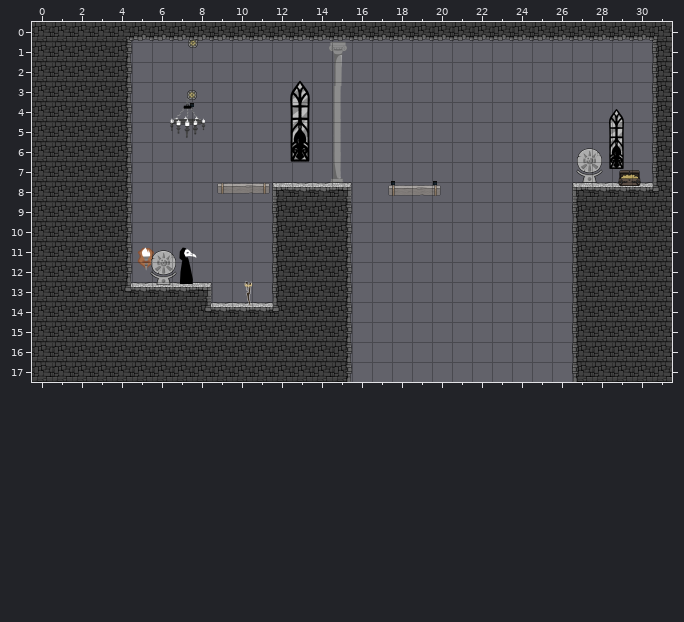
Tiled map (JSON), stored at Physics/Physics/assets/rune1.tmj. This is how it looked before the edit.
Cells are 300x300 px. Shown: x 0..31, y 0..17.
Now the later version:
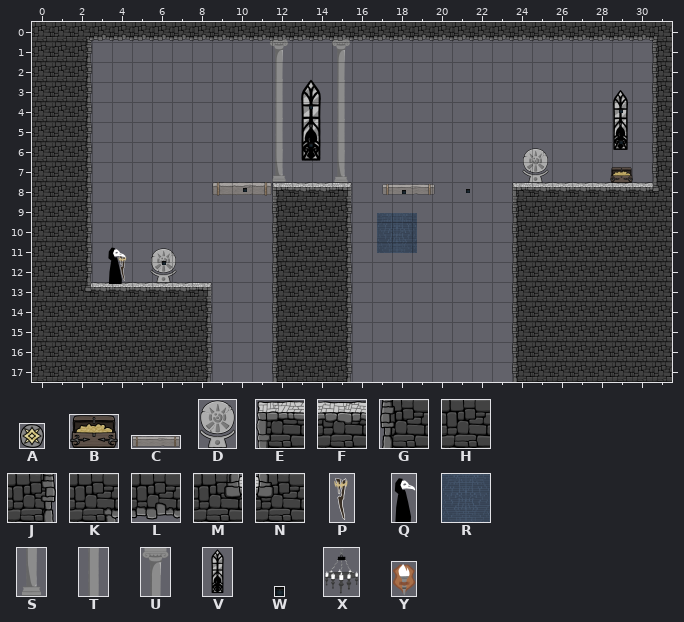
Key: from "GameObjects": A 0 "ropeEnd", B 4 "goaldoor", C 5 "infburnable", D 15 "runeBase"; from "PlatformTiles": E 13, F 14, G 25, H 26, J 27, K 32, L 38, M 44, N 45; from "PlayerTorchTiles": P 2 "torch", Q 3 "player"; from "backgroundAssets": R 0 "brickBackground", S 1 "colB", T 2 "colM", U 3 "colT", V 4 "window", W 10 "light", X 14 "chandelier", Y 15 "holder".
_ is an empty cell.
Objects are placed by their top-left corner, in cells (3,4 is the top-left corner of cell 3,4); size is 1x1 cell unless given.
Diff:
{"where": "layer \"Background Tiles\" (added)"}
{"now": "R \"brickBackground\" at 17.2,9.5 size 2x2"}
{"where": "layer \"Background\""}
{"was": "U \"colT\" at 14.8,1 size 1x2.2", "now": "U \"colT\" at 15,0.8 size 1x2.2"}
{"was": "T \"colM\" at 14.8,3.2 size 1x1.7", "now": "T \"colM\" at 15,2.9 size 1x2"}
{"was": "T \"colM\" at 14.8,4.8 size 1x1.7", "now": "T \"colM\" at 15,4.8 size 1x1.7"}
{"was": "V \"window\" at 28.3,4.3 size 1.8x3.3", "now": "V \"window\" at 28.6,3.3 size 1.8x3.3"}
{"was": "V \"window\" at 12.3,2.8 size 2.3x4.4", "now": "V \"window\" at 12.8,2.8 size 2.3x4.4"}
{"was": "S \"colB\" at 14.8,6.5 size 1x1.7", "now": "S \"colB\" at 15,6.4 size 1x1.7"}
{"now": "U \"colT\" at 11.9,0.7 size 1x2.2"}
{"now": "T \"colM\" at 11.8,2.9 size 1x2"}
{"now": "T \"colM\" at 11.8,4.8 size 1x1.7"}
{"now": "S \"colB\" at 11.9,6.4 size 1x1.7"}
{"was": "A \"1\" at 7.8,0.8 size 0.5x0.5"}
{"was": "A \"2\" at 7.8,3.4 size 0.5x0.5"}
{"was": "W \"light\" at 13.2,3.7 size 0.5x0.5"}
{"was": "W \"light\" at 7.9,4.1 size 0.2x0.2"}
{"was": "X \"chandelier\" at 6.8,3.8 size 1.9x2.1"}
{"was": "W \"light\" at 29.2,6.3 size 0.2x0.2"}
{"was": "W \"light\" at 13,6.2 size 0.7x0.7"}
{"was": "W \"light\" at 29.2,7.2 size 0.2x0.2"}
{"was": "W \"light\" at 20.1,7.9 size 0.2x0.2"}
{"was": "W \"light\" at 17.9,8 size 0.2x0.2"}
{"was": "W \"light\" at 9.5,8.2 size 0.2x0.2"}
{"was": "W \"light\" at 5.5,11.5 size 0.2x0.2"}
{"was": "Y \"holder\" at 5.2,11.2 size 0.9x1.2"}
{"where": "layer \"Tile Layer 1\""}
{"y":0,"x":2,"old":"HHK","new":"KLL"}
{"y":1,"x":2,"old":"HHJ","new":"J__"}
{"y":2,"x":2,"old":"HHJ","new":"J__"}
{"y":3,"x":2,"old":"HHJ","new":"J__"}
{"y":4,"x":2,"old":"HHJ","new":"J__"}
{"y":5,"x":2,"old":"HHJ","new":"J__"}
{"y":6,"x":2,"old":"HHJ","new":"J__"}
{"y":7,"x":2,"old":"HHJ","new":"J__"}
{"y":8,"x":2,"old":"HHJ","new":"J__"}
{"y":8,"x":24,"old":"___E","new":"EFFF"}
{"y":9,"x":2,"old":"HHJ","new":"J__"}
{"y":9,"x":24,"old":"___G","new":"GHHH"}
{"y":10,"x":2,"old":"HHJ","new":"J__"}
{"y":10,"x":24,"old":"___G","new":"GHHH"}
{"y":11,"x":2,"old":"HHJ","new":"J__"}
{"y":11,"x":24,"old":"___G","new":"GHHH"}
{"y":12,"x":2,"old":"HHJ","new":"J__"}
{"y":12,"x":24,"old":"___G","new":"GHHH"}
{"y":13,"x":2,"old":"HHM","new":"MFF"}
{"y":13,"x":24,"old":"___G","new":"GHHH"}
{"y":14,"x":8,"old":"MFFFN","new":"J___G"}
{"y":14,"x":24,"old":"___G","new":"GHHH"}
{"y":15,"x":8,"old":"HHHHH","new":"J___G"}
{"y":15,"x":24,"old":"___G","new":"GHHH"}
{"y":16,"x":8,"old":"HHHHH","new":"J___G"}
{"y":16,"x":24,"old":"___G","new":"GHHH"}
{"y":17,"x":8,"old":"HHHHH","new":"J___G"}
{"y":17,"x":24,"old":"___G","new":"GHHH"}
{"where": "layer \"Entities\""}
{"was": "D \"rune\" at 27.2,6.3 size 1.3x1.7", "now": "D \"rune\" at 24.5,6.3 size 1.3x1.7"}
{"was": "B \"goaldoor\" at 29.3,7.4 size 1.2x0.8", "now": "B \"goaldoor\" at 28.9,7.3 size 1.2x0.8"}
{"was": "C \"platform2\" at 17.8,8.1 size 2.7x0.6", "now": "C \"platform2\" at 17.5,8.1 size 2.7x0.6"}
{"was": "C \"platform1\" at 9.3,8 size 2.7x0.6", "now": "C \"platform1\" at 9,8 size 3x0.8"}
{"where": "layer \"Player\""}
{"was": "P \"torch\" at 10.5,12.8 size 0.7x1.5", "now": "P \"torch\" at 4.2,11.5 size 0.7x1.5"}
{"was": "Q \"player\" at 7.3,11.1 size 1x2", "now": "Q \"player\" at 3.7,11.1 size 1x2"}
{"where": "layer \"Action Entities\" (added)"}
{"now": "W \"light\" at 13.9,4.2 size 0.2x0.2"}
{"now": "W \"light\" at 29.3,4.4 size 0.2x0.2"}
{"now": "W \"light\" at 29.3,5.9 size 0.2x0.2"}
{"now": "W \"light\" at 13.8,6 size 0.2x0.2"}
{"now": "W \"light\" at 10.5,8.3 size 0.2x0.2"}
{"now": "W \"light\" at 21.7,8.3 size 0.2x0.2"}
{"now": "W \"light\" at 18.5,8.4 size 0.2x0.2"}
{"now": "W \"light\" at 6.5,12 size 0.2x0.2"}
